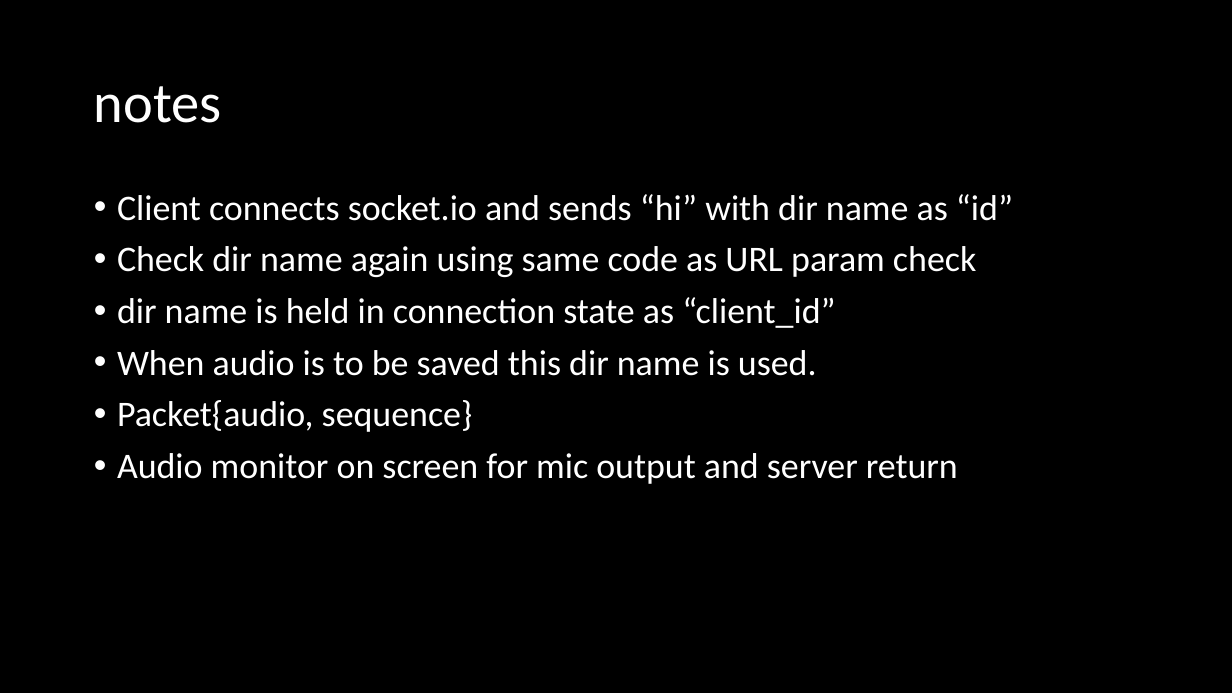
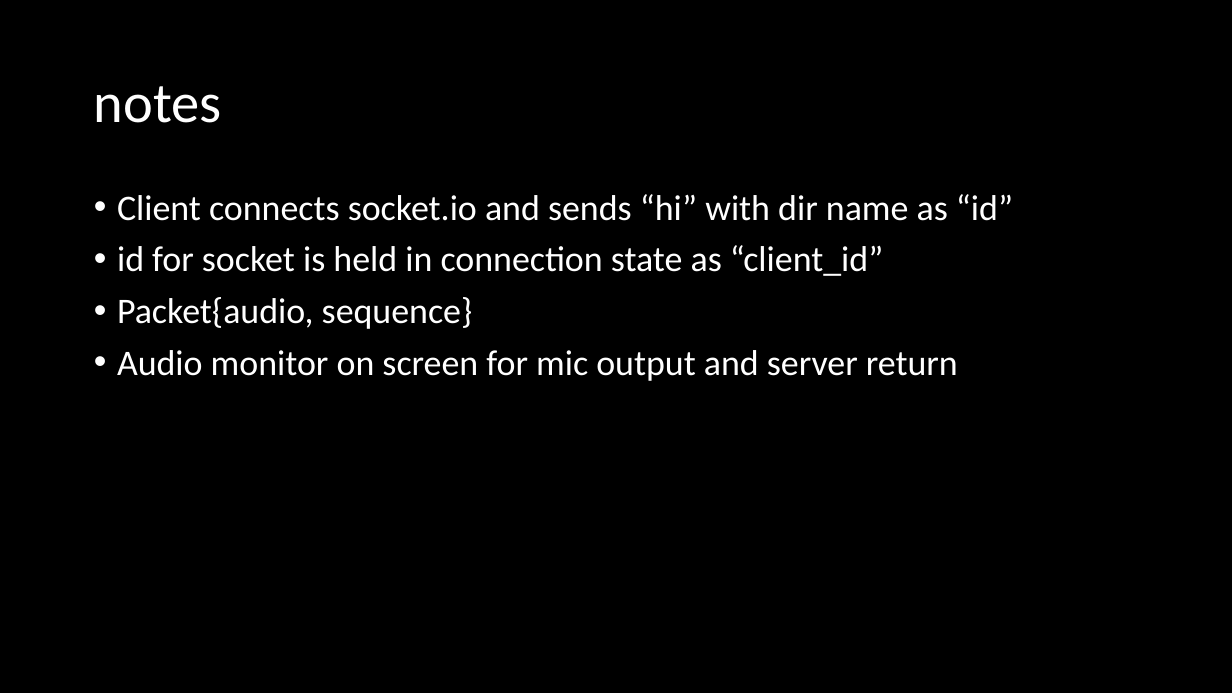
Before and after one commit to sweatysock/jock, a slide deck: slide 9 of design notes.pptx (slide 8 before the commit). Drawn at 1232x693 pixels with LibreOffice and Linux fonts; fonts in the diff are those of the drawing. Boxes give left, top, right and bottom in pixels: in the first picture for what was removed or moved away, otherwise in the second. Text is boxed around its words. In the diff, an @@ line names an element or a change of style, - is before the commit and + after.

```diff
--- a/design notes.pptx
+++ b/design notes.pptx
@@ text at (x1=117, y1=245, x2=883, y2=276): text changed @@
-• Check dir name again using same code as URL param check
-• dir name is held in connection state as “client_id”
-• When audio is to be saved this dir name is used.
+• id for socket is held in connection state as “client_id”
```
Also in this commit, not shown: 6 other slides changed, 10 slides added, 21 other files.
